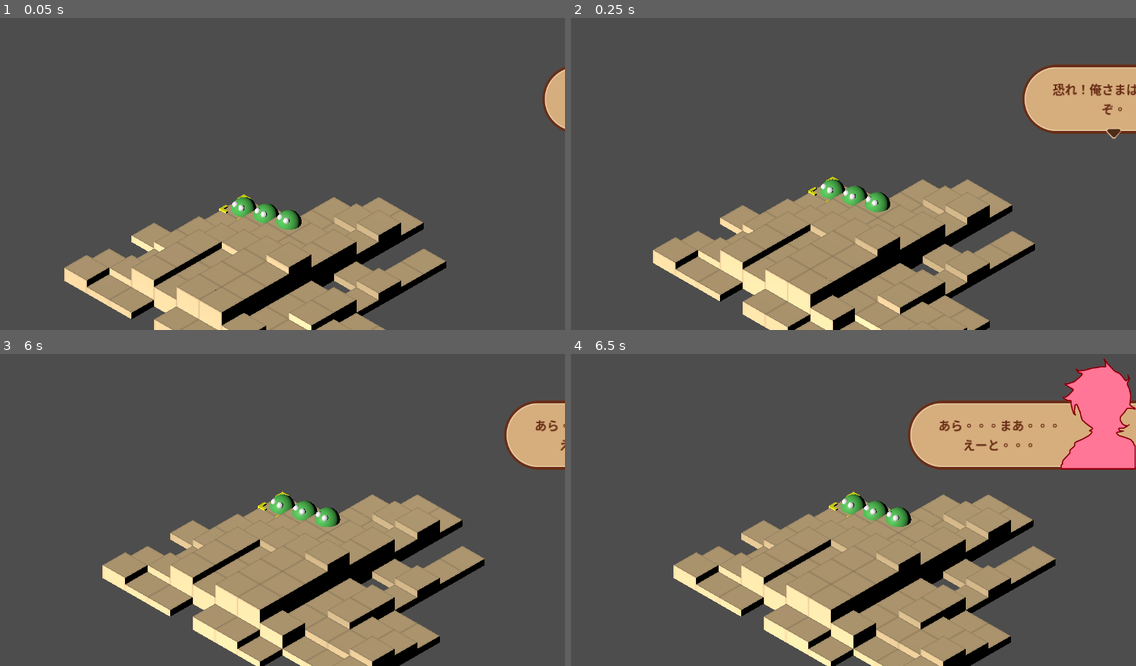
Above: before the commit, frames 1-4 (two rows, left to right).
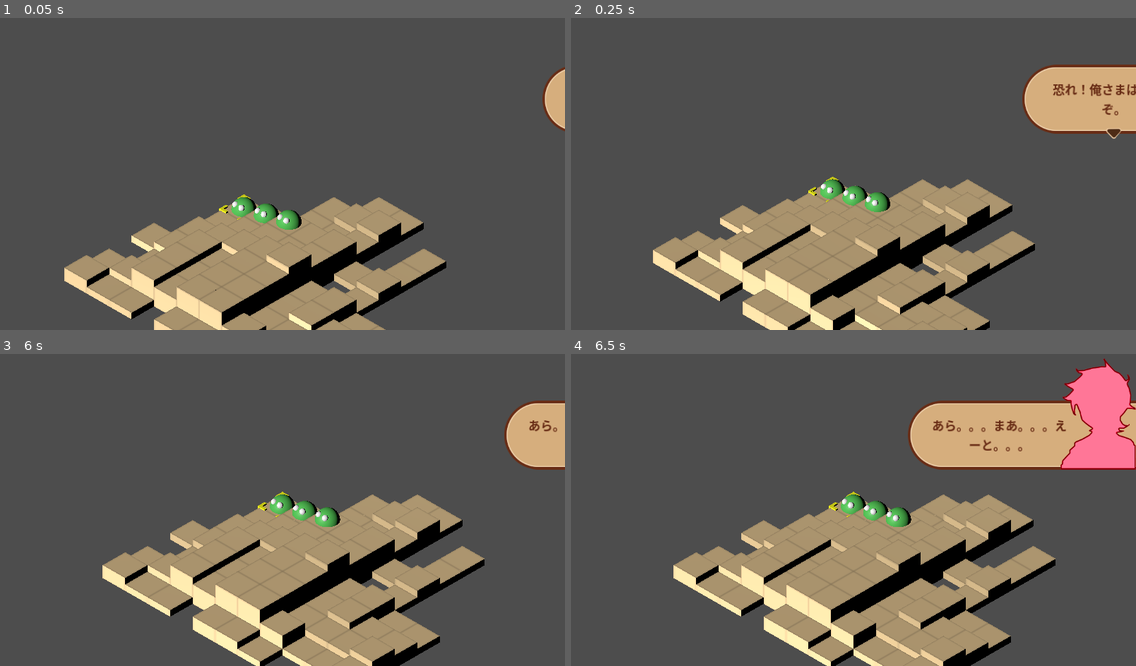
Above: after the commit, the same moments.

Repository: WeatheredSouls/GodotTactics
Game: Godot game, scene res://Scenes/Battle.tscn
Same seed, same stepped clock (60 frames per second), same inputs: the game is played once before the commit and once after it.
Inputs (mouse positions are in pixels of both pictures, inside the frame that each line leads up to):
- Up to frame 1 (0.05 s): no input
- Up to frame 2 (0.25 s): no input
- Up to frame 3 (6 s): tap Enter (fire_1) at 0.5, 1.35, 5.1 s; move the mouse to (406, 491) at 0.52 s; hold D (move_right) 0.53-1.28 s; hold Right mouse button (camera_activate) 0.53-1.28 s; move the mouse to (169, 522) at 1.27 s; hold S (move_down) 1.28-2.03 s; move the mouse to (339, 438) at 2.02 s; hold D (move_right) 2.03-2.78 s; tap Shift (fire_2) at 2.1, 5.85 s; move the mouse to (254, 569) at 2.77 s; hold W (move_up) 2.78-3.53 s; tap Mouse wheel down (zoom_down) at 2.85 s; move the mouse to (452, 553) at 3.52 s; hold A (move_left) 3.53-5.03 s; tap Mouse wheel up (zoom_up) at 3.6 s; move the mouse to (113, 460) at 4.27 s; right-click (113, 460) at 4.35 s; move the mouse to (310, 506) at 5.02 s; hold S (move_down) 5.03-5.78 s; tap Space at 5.75 s; move the mouse to (197, 428) at 5.77 s; hold D (move_right) from 5.78 s (still down)
- Up to frame 4 (6.5 s): keep holding D (move_right)

Frame 1 is identical in both runs. In frame 2, less than 0.1% of the frame differs, in the area x 85-98%, y 21-32%; in frame 3, 0.1%; in frame 4, 0.5%, in the area x 64-88%, y 21-32%.

Commit message:
fix locale code

Diff:
--- a/Data/Conversations/Translations/IntroScene.csv
+++ b/Data/Conversations/Translations/IntroScene.csv
@@ -1,4 +1,4 @@
-KEY,en,jp,es
+KEY,en,ja,es
 VILLAIN_1A,Be scared. Cause I am awesome!!!,恐れ！俺さまは最強だぞ。,Temedme. Porque soy fantástico.
 VILLAIN_1B,And Scary!!!,俺さまの素晴らしさは怖いんだろ。,Y aterrador
 VILLAIN_1C,You're scared aren't you?,ビビてんだろ。,"Tienes miedo, ¿verdad?"
--- a/Scripts/Controller/Battle States/InitBattleState.gd
+++ b/Scripts/Controller/Battle States/InitBattleState.gd
@@ -16,7 +16,7 @@
 
 	_owner.cameraController.setFollow(_owner.board.marker)
 
-	TranslationServer.set_locale("jp")
+	TranslationServer.set_locale("ja")
 	#TranslationServer.set_locale("en")
 	#TranslationServer.set_locale("es")
 
--- a/project.godot
+++ b/project.godot
@@ -128,4 +128,4 @@
 
 [internationalization]
 
-locale/translations=PackedStringArray("res://Data/Conversations/Translations/IntroScene.en.translation", "res://Data/Conversations/Translations/IntroScene.es.translation", "res://Data/Conversations/Translations/IntroScene.jp.translation")
+locale/translations=PackedStringArray("res://Data/Conversations/Translations/IntroScene.en.translation", "res://Data/Conversations/Translations/IntroScene.es.translation", "res://Data/Conversations/Translations/IntroScene.ja.translation")
Not shown, changed: Data/Conversations/Translations/IntroScene.csv.import
Binary file changed: Data/Conversations/Translations/IntroScene.en.translation
Binary file changed: Data/Conversations/Translations/IntroScene.es.translation
Binary file added: Data/Conversations/Translations/IntroScene.ja.translation
Binary file removed: Data/Conversations/Translations/IntroScene.jp.translation
